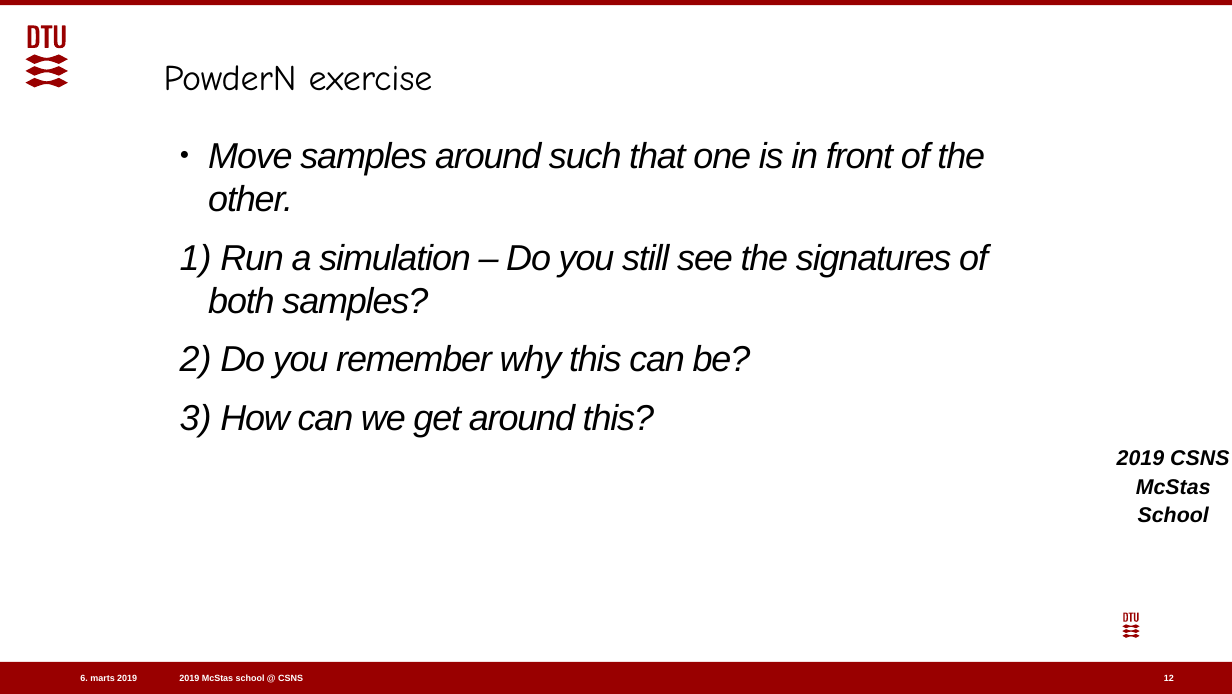
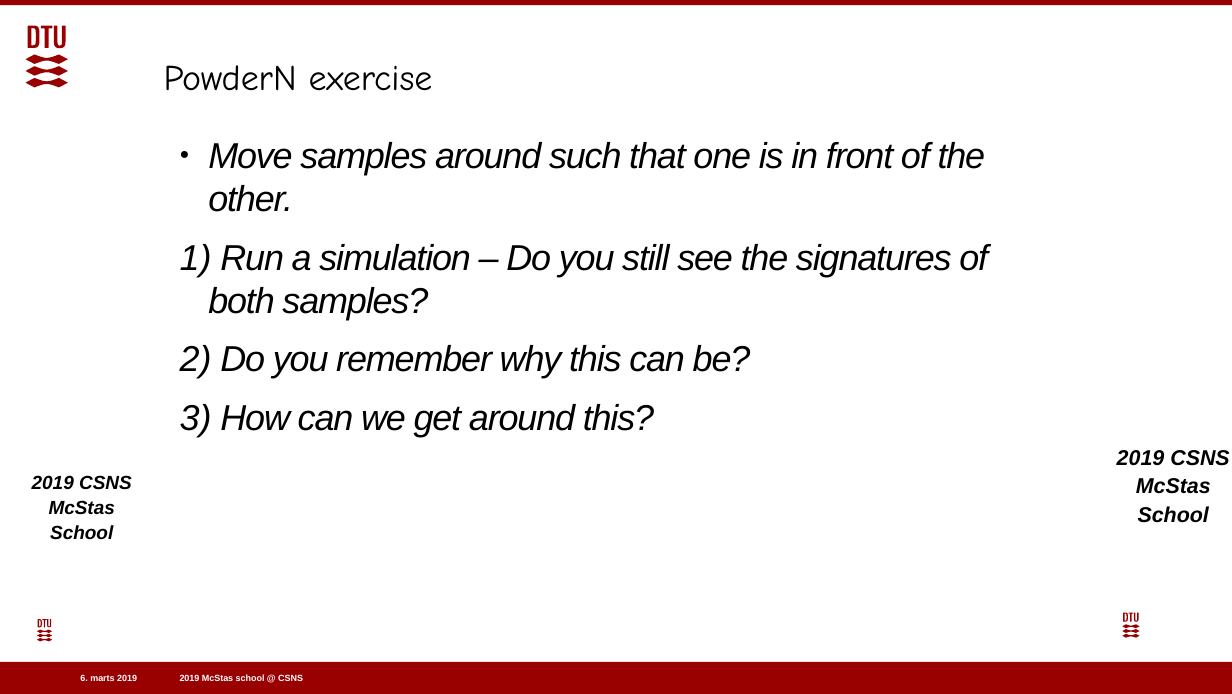
Before and after one commit to eddymaoui/Schools, a slide deck: slide 13 of CSNS_March_2019/3_Wednesday_March_27th/3_sample_and_keyword_exercise/3_sample_practical_powders_sx.pptx (slide 12 before the commit). Drawn at 1232x694 pixels with LibreOffice and Linux fonts; fonts in the diff are those of the drawing; background and template pictures are left out. Boxes give left, top, right and bottom in pixels: in the first picture for what was removed or moved away, otherwise in the second. Text is boxed around its words. In the diff, an @@ line names an element or a change of style, - is before the commit and + after.

```diff
--- a/CSNS_March_2019/3_Wednesday_March_27th/3_sample_and_keyword_exercise/3_sample_practical_powders_sx.pptx
+++ b/CSNS_March_2019/3_Wednesday_March_27th/3_sample_and_keyword_exercise/3_sample_practical_powders_sx.pptx
@@ text "2019 CSNS McStas School" at [1117,450,1229,523]: size 16.6 to 16.7 pt @@
@@ text added at [32,475,132,540], 14.8 pt, text #000000, bold, italic @@
+2019 CSNS
+McStas School
@@ freeform shape added at [37,619,52,641], fill #990000 @@
@@ freeform shape at [1122,612,1140,637]: outline redrawn @@
@@ page number removed at [1164,675,1174,681] @@
-12
```
Also in this commit, not shown: 13 other slides changed, 1 slide added, 1 other file.
